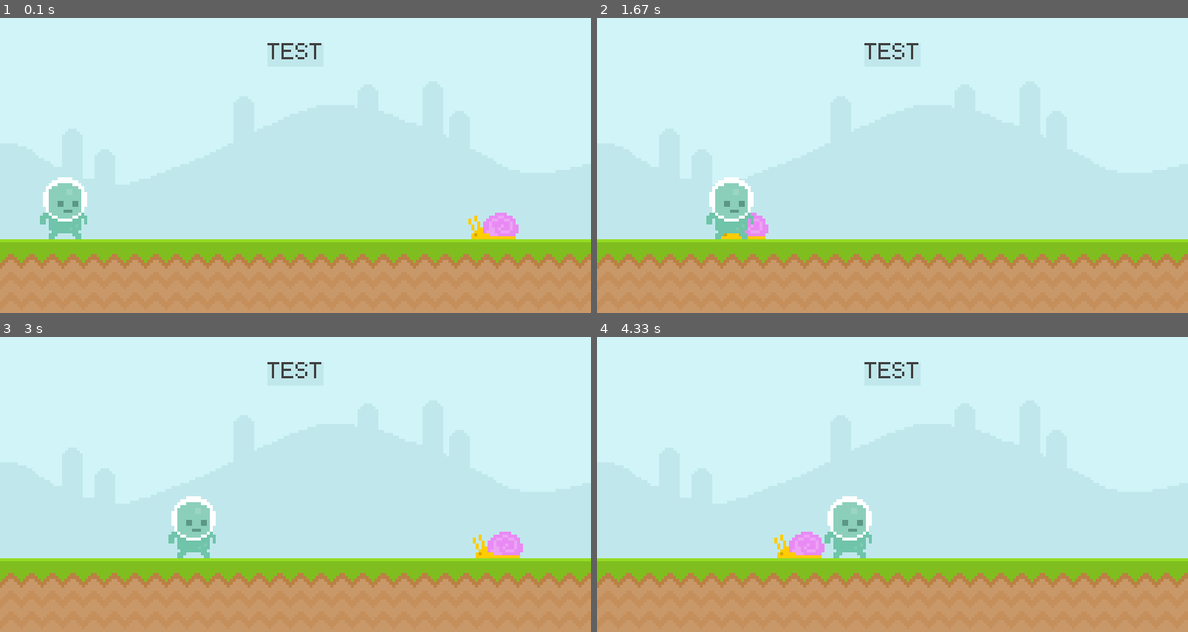
Above: before the commit, frames 1-4 (two rows, left to right).
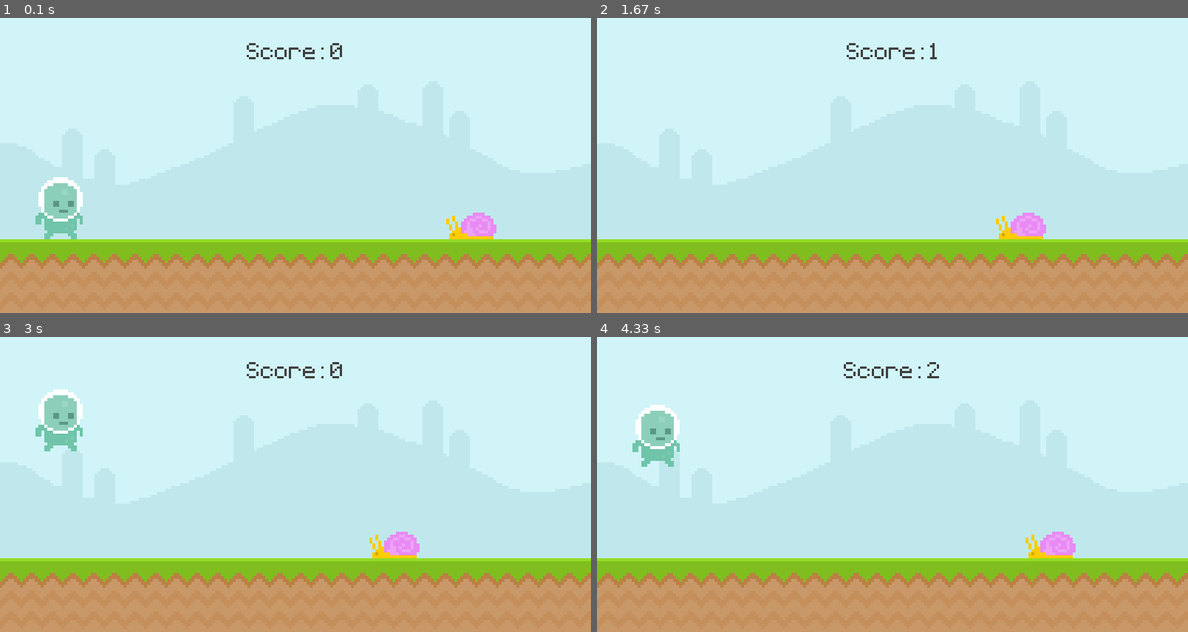
Above: after the commit, the same moments.

Repository: SJB7788/Project-1-3
Game: pygame game, started from Pygame 2nd Project/pygame2.py
Two runs of this game, one before a commit and one after it. Both use one fixed random seed, a clock stepped at 60 frames per second and the inputs below.
Inputs (mouse positions are in pixels of both pictures, inside the frame that each line leads up to):
- Up to frame 1 (0.1 s): no input
- Up to frame 2 (1.67 s): press the mouse at (656, 206) at 0.37 s; move the mouse to (762, 147) at 0.47 s; release the mouse at (868, 85) at 0.6 s; press the mouse at (656, 68) at 0.7 s; move the mouse to (667, 159) at 0.8 s; release the mouse at (685, 251) at 0.93 s; tap Space at 1 s; press the mouse at (656, 82) at 1.37 s; move the mouse to (709, 171) at 1.47 s; release the mouse at (762, 256) at 1.6 s
- Up to frame 3 (3 s): press the mouse at (59, 401) at 2.2 s; move the mouse to (236, 434) at 2.3 s; release the mouse at (413, 466) at 2.43 s; tap Space at 2.5, 2.83 s
- Up to frame 4 (4.33 s): click (656, 390) at 3.22 s; tap Space at 3.9, 4.2 s

The runs differ from the first frame. In frame 1, 1.8% of the frame differs, in the area x 6-88%, y 8-75%; in frame 2, 2.4%; in frame 3, 4.0%, in the area x 6-89%, y 8-75%; in frame 4, 4.0%.

Commit message:
Update pygame2.py

Diff:
--- a/Pygame 2nd Project/pygame2.py
+++ b/Pygame 2nd Project/pygame2.py
@@ -1,62 +1,91 @@
-from winsound import PlaySound
 import pygame
 from sys import exit
 pygame.init()
+
+def display_score():
+    time = int(pygame.time.get_ticks()/1000) - int(start_time/1000)
+    score_surf = test_font.render(f'Score: {time}', False, (64, 64, 64))
+    score_rect = score_surf.get_rect(center = (WIDTH/2, 50))
+    screen.blit(score_surf, score_rect)
 
 #screen/window
 WIDTH = 800
 HEIGHT = 400
 screen = pygame.display.set_mode((WIDTH, HEIGHT))
-pygame.display.set_caption("Tutorial")
+pygame.display.set_caption("Snail Jump")
 clock = pygame.time.Clock()
 test_font = pygame.font.Font('Pygame 2nd Project/font/Pixeltype.ttf', 50)
+game_active = True
+start_time = 0
 
 sky_surface = pygame.image.load('Pygame 2nd Project/graphics/Sky.png').convert_alpha()
 ground_surface = pygame.image.load('Pygame 2nd Project/graphics/ground.png').convert_alpha()
 
-score_surface = test_font.render("TEST", False, (64, 64, 64))
-score_rect = score_surface.get_rect(center = (400, 50))
+"""score_surface = test_font.render("TEST", False, (64, 64, 64))
+score_rect = score_surface.get_rect(center = (400, 50))"""
 
 snail_surface = pygame.image.load('Pygame 2nd Project/graphics/snail/snail1.png').convert_alpha()
 snail_rect = snail_surface.get_rect(midbottom = (700, 300))
 
 player_surface = pygame.image.load('Pygame 2nd Project/graphics/Player/player_walk_1.png').convert_alpha()
 player_rect = player_surface.get_rect(midbottom = (80, 300))
+player_gravity = 0
+
+player_stand = pygame.image.load('Pygame 2nd Project/graphics/Player/player_stand.png').convert_alpha()
+player_stand = pygame.transform.scale(player_stand, (108, 124))
+player_stand_rect = player_stand.get_rect(center = (400, 200))
 
 while True:
     for event in pygame.event.get():
         if event.type == pygame.QUIT:
             pygame.quit()
             exit()
-        """if event.type == pygame.MOUSEMOTION:
-            if player_rect.collidepoint(event.pos):
-                print("collision")"""
-        if event.type == pygame.KEYDOWN:
-            if event.key == pygame.K_SPACE:
-                print('Jump')
 
-        if event.type == pygame.KEYUP:
-            print('key up')
+        if game_active:
+            if event.type == pygame.MOUSEBUTTONDOWN :
+                if player_rect.collidepoint(event.pos):
+                    player_gravity = - 20
 
+            if event.type == pygame.KEYDOWN:
+                if event.key == pygame.K_SPACE and player_rect.bottom == 300 :
+                    player_gravity = - 20
+        else:
+            if event.type == pygame.KEYDOWN:
+                if event.key == pygame.K_SPACE and game_active == False:
+                    game_active = True
+                    snail_rect.left = 800
+                    start_time = pygame.time.get_ticks()
 
-    screen.blit(sky_surface, (0, 0))
-    screen.blit(ground_surface, (0, 300))
-    pygame.draw.rect(screen, '#c0e8ec', score_rect)
-    screen.blit(score_surface, score_rect)
+    # game
+    if game_active:
+        screen.blit(sky_surface, (0, 0))
+        screen.blit(ground_surface, (0, 300))
+        """pygame.draw.rect(screen, '#c0e8ec', score_rect)
+        screen.blit(score_surface, score_rect)"""
+        display_score()
 
-    snail_rect.left -= 5
-    if snail_rect.right < 0:
-        snail_rect.left = 800
-    screen.blit(snail_surface, snail_rect)
-    player_rect.left += 1
-    screen.blit(player_surface, player_rect)
+        #snail/enemy
+        snail_rect.left -= 10
+        if snail_rect.right < 0:
+            snail_rect.left = 800
+        screen.blit(snail_surface, snail_rect)
 
-    """if player_rect.colliderect(snail_rect):
-        print("collision")"""
+        #player
+        player_gravity += 1
+        player_rect.y += player_gravity
+        if player_rect.bottom >= 300:
+            player_rect.bottom = 300
+        screen.blit(player_surface, player_rect)
 
-    """mouse_pos = pygame.mouse.get_pos()
-    if player_rect.collidepoint(mouse_pos):
-        print(pygame.mouse.get_pressed())"""
+        #collision
+        if snail_rect.colliderect(player_rect):
+            game_active = False
+    # game over
+    else:
+        screen.fill((94, 129, 162))
+
+        screen.blit(player_stand, player_stand_rect)
+
 
     pygame.display.update()
     clock.tick(60)
